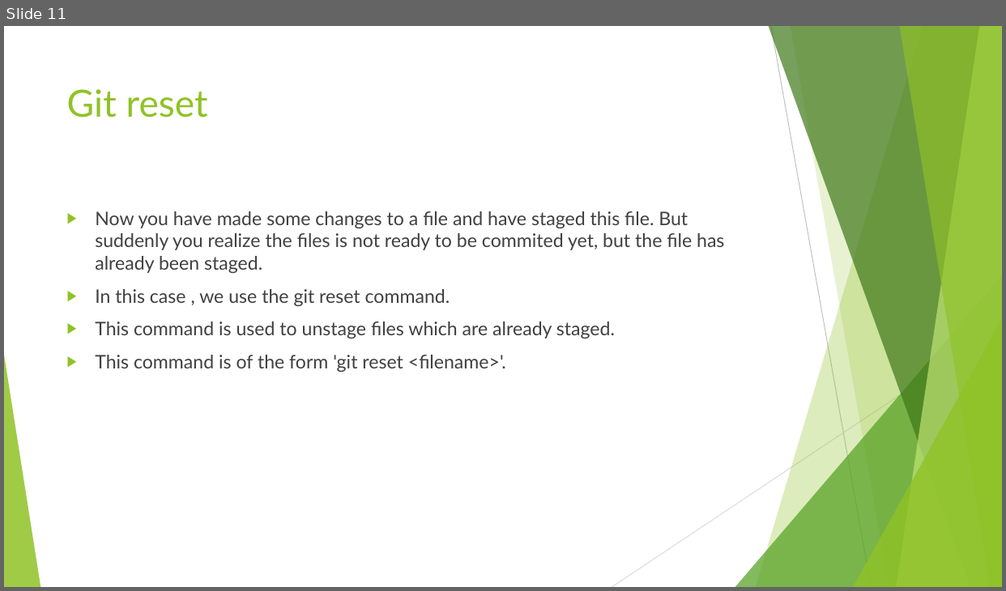
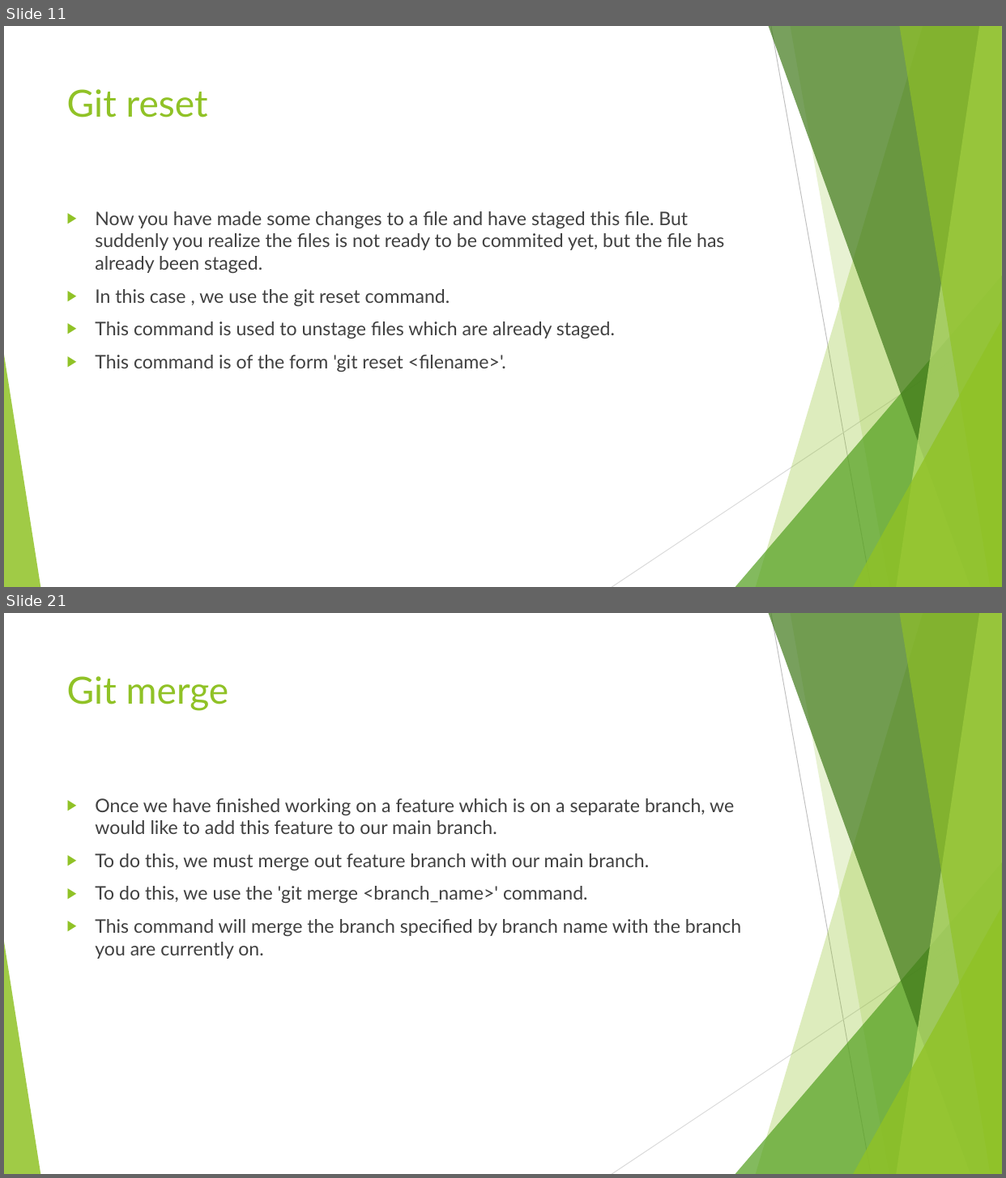
Before and after one commit to Gautam0401/My-Repo, a slide deck: GIT.pptx. Shown one above the other, each under a label of ours: slide 11 before the commit, slides 11 and 21 after it; the slides between them are not shown. The pictures are 1006x591 and 1006x1178 pixels, drawn with LibreOffice and Linux fonts; fonts in the diff are those of the drawing. Boxes give left, top, right and bottom in pixels: in the first picture for what was removed or moved away, otherwise in the second. Text is boxed around its words. In the diff, an @@ line names an element or a change of style, - is before the commit and + after.

Commit message:
Everything till git merge has been added

```diff
--- a/GIT.pptx
+++ b/GIT.pptx
@@ slide 21 added at bbox=[4, 613, 1002, 1174], background #FFFFFF; not listed: 10 template elements that a slide beside it also shows @@
@@ title added at bbox=[67, 676, 229, 711], 36 pt, text #90C226 @@
+Git merge
@@ text added at bbox=[95, 798, 741, 959], 18 pt, text #404040 @@
+▶ Once we have finished working on a feature which is on a separate branch, we would like to add this feature to our main branch.
+▶ To do this, we must merge out feature branch with our main branch.
+▶ To do this, we use the 'git merge <branch_name>' command.
+▶ This command will merge the branch specified by branch name with the branch you are currently on.
```
Also in this commit, not shown: 9 other slides added.
